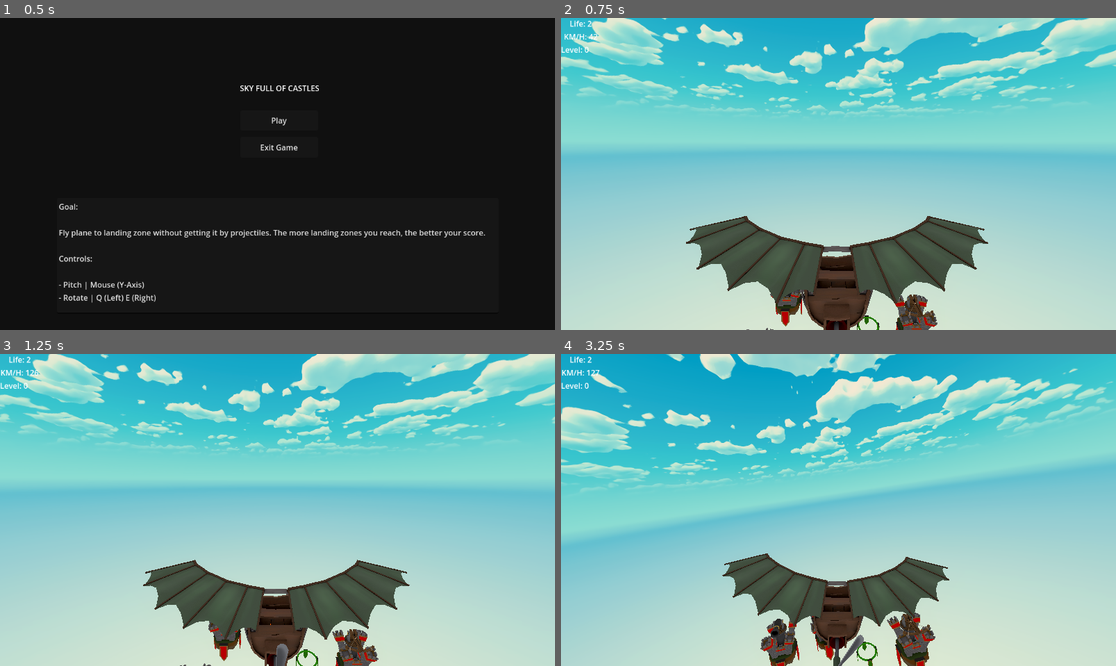
Above: before the commit, frames 1-4 (two rows, left to right).
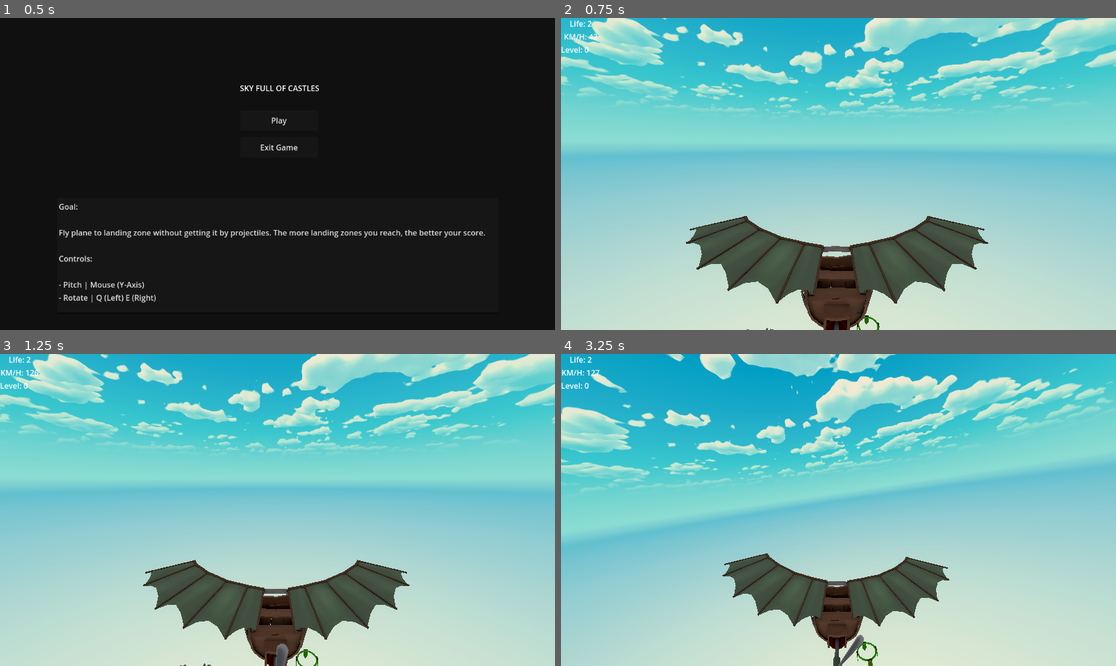
Above: after the commit, the same moments.

Repository: SimDubz/godot_gamejam_01
Game: Godot game, scene res://scenes/main_menu.tscn
The game is run twice, just before and just after one commit, with the same random seed, the same clock (stepped at 60 frames per second) and the same inputs.
Inputs (mouse positions are in pixels of both pictures, inside the frame that each line leads up to):
- Up to frame 1 (0.5 s): no input
- Up to frame 2 (0.75 s): click "Play" at 0.5 s
- Up to frame 3 (1.25 s): no input
- Up to frame 4 (3.25 s): tap Enter (ui_accept) at 1.25, 1.52, 2.27 s; move the mouse to (866, 510) at 1.27 s; hold E (rotate_right) 1.28-2.03 s; move the mouse to (810, 510) at 2.02 s; hold Q (rotate_left) 2.03-2.78 s; move the mouse to (849, 503) at 2.77 s; hold E (rotate_right) from 2.78 s (still down)

Frame 1 is identical in both runs. In frame 2, 1.0% of the frame differs, in the area x 37-68%, y 86-100%; in frame 3, 1.0%; in frame 4, 1.8%, in the area x 35-68%, y 82-100%.

Commit message:
fixed game data

Diff:
--- a/arts/vfx/vfx_AnitaMaxWin.tscn
+++ b/arts/vfx/vfx_AnitaMaxWin.tscn
@@ -1,8 +1,7 @@
-[gd_scene load_steps=18 format=3 uid="uid://bj6jb2nprktvu"]
+[gd_scene load_steps=17 format=3 uid="uid://bj6jb2nprktvu"]
 
 [ext_resource type="Texture2D" uid="uid://bolah1b0rj7qi" path="res://arts/textures/vfx/T_ToonStar.png" id="1_kf5t0"]
 [ext_resource type="Texture2D" uid="uid://x4isadagwhx2" path="res://arts/textures/vfx/T_ToonHeart.png" id="2_pmx5l"]
-[ext_resource type="AudioStream" uid="uid://cdkugj5pra20b" path="res://sounds/winmusic_sound.wav" id="3_4jegd"]
 
 [sub_resource type="Curve" id="Curve_xgkvw"]
 _data = [Vector2(0.496296, 0.990091), 0.0, 0.0, 0, 0, Vector2(1, 0), 0.0, 0.0, 0, 0]
@@ -126,8 +125,3 @@
 local_coords = true
 process_material = SubResource("ParticleProcessMaterial_sbwp7")
 draw_pass_1 = SubResource("QuadMesh_3ryj0")
-
-[node name="AudioStreamPlayer" type="AudioStreamPlayer" parent="."]
-stream = ExtResource("3_4jegd")
-volume_db = -15.0
-autoplay = true
--- a/arts/vfx/vfx_Explosion.tscn
+++ b/arts/vfx/vfx_Explosion.tscn
@@ -1,9 +1,7 @@
-[gd_scene load_steps=26 format=3 uid="uid://ryb8e1b0nlt4"]
+[gd_scene load_steps=24 format=3 uid="uid://ryb8e1b0nlt4"]
 
 [ext_resource type="Texture2D" uid="uid://nm72sbly486g" path="res://arts/textures/vfx/T_SoftCircle_01.PNG" id="1_jjxy4"]
 [ext_resource type="Material" uid="uid://brc3ehf4hbnyl" path="res://arts/materials/vfx/M_SoftCircle_01.tres" id="2_oxy1y"]
-[ext_resource type="AudioStream" uid="uid://b1v83qr4jnk3" path="res://sounds/explosion_sound.wav" id="3_t73ju"]
-[ext_resource type="AudioStream" uid="uid://oowom21mluf4" path="res://sounds/losemusic_sound.wav" id="4_gl2gs"]
 
 [sub_resource type="StandardMaterial3D" id="StandardMaterial3D_tamjg"]
 transparency = 1
@@ -154,13 +152,3 @@
 explosiveness = 1.0
 process_material = SubResource("ParticleProcessMaterial_7g5ui")
 draw_pass_1 = SubResource("QuadMesh_acswp")
-
-[node name="Explosion_sound" type="AudioStreamPlayer" parent="."]
-stream = ExtResource("3_t73ju")
-volume_db = -15.0
-autoplay = true
-
-[node name="LoseMusic_sound" type="AudioStreamPlayer" parent="."]
-stream = ExtResource("4_gl2gs")
-volume_db = -15.0
-autoplay = true
--- a/arts/vfx/vfx_Hit_01.tscn
+++ b/arts/vfx/vfx_Hit_01.tscn
@@ -1,8 +1,7 @@
-[gd_scene load_steps=18 format=3 uid="uid://bm2vtr8vwsic2"]
+[gd_scene load_steps=17 format=3 uid="uid://c1bbuxuc2mv6q"]
 
 [ext_resource type="Texture2D" uid="uid://bl7jyaarntbys" path="res://arts/textures/vfx/T_ToonFlash.png" id="1_tveti"]
 [ext_resource type="Texture2D" uid="uid://nm72sbly486g" path="res://arts/textures/vfx/T_SoftCircle_01.PNG" id="2_up5b5"]
-[ext_resource type="AudioStream" uid="uid://df1djjmk6ttp" path="res://sounds/hit_sound.wav" id="3_wtfcm"]
 
 [sub_resource type="Curve" id="Curve_7n2x7"]
 _data = [Vector2(0, 1), 0.0, 0.0, 0, 0, Vector2(1, 0), 0.0, 0.0, 0, 0]
@@ -86,7 +85,7 @@
 
 [node name="vfx_Hit01" type="Node3D"]
 
-[node name="Flash" type="GPUParticles3D" parent="."]
+[node name="Flash" type="GPUParticles3D" parent="." groups=["hit"]]
 emitting = false
 amount = 1
 lifetime = 0.25
@@ -95,7 +94,7 @@
 process_material = SubResource("ParticleProcessMaterial_f5eaw")
 draw_pass_1 = SubResource("QuadMesh_m57ew")
 
-[node name="Sparks" type="GPUParticles3D" parent="."]
+[node name="Sparks" type="GPUParticles3D" parent="." groups=["hit"]]
 material_override = SubResource("StandardMaterial3D_pdf2l")
 emitting = false
 amount = 13
@@ -104,8 +103,3 @@
 explosiveness = 1.0
 process_material = SubResource("ParticleProcessMaterial_re2we")
 draw_pass_1 = SubResource("QuadMesh_yb6ol")
-
-[node name="AudioStreamPlayer" type="AudioStreamPlayer" parent="."]
-stream = ExtResource("3_wtfcm")
-volume_db = -12.0
-autoplay = true
--- a/assets/barrel_plane.tscn
+++ b/assets/barrel_plane.tscn
@@ -10,7 +10,7 @@
 [ext_resource type="Texture2D" uid="uid://dgp7onjaqegpv" path="res://arts/textures/vfx/T_Flame_01.png" id="4_wdjf0"]
 [ext_resource type="Texture2D" uid="uid://qpna0oqakday" path="res://arts/textures/barrel_plane/Wings_basecolor_baked.png" id="5_mhe63"]
 [ext_resource type="Texture2D" uid="uid://dob3muib57s0u" path="res://arts/textures/vfx/T_Smoke_02.png" id="7_bmuvy"]
-[ext_resource type="AudioStream" uid="uid://bkxar7syjbkn8" path="res://sounds/engine_sound.wav" id="11_nxqb1"]
+[ext_resource type="PackedScene" uid="uid://c1bbuxuc2mv6q" path="res://arts/vfx/vfx_Hit_01.tscn" id="11_b5xld"]
 
 [sub_resource type="ShaderMaterial" id="ShaderMaterial_b120k"]
 render_priority = 0
@@ -138,7 +138,4 @@
 process_material = SubResource("ParticleProcessMaterial_65qk1")
 draw_pass_1 = SubResource("QuadMesh_p6iqn")
 
-[node name="AudioStreamPlayer" type="AudioStreamPlayer" parent="." index="3"]
-stream = ExtResource("11_nxqb1")
-volume_db = -30.0
-autoplay = true
+[node name="vfx_Hit01" parent="." index="3" instance=ExtResource("11_b5xld")]
--- a/scripts/game_data.gd
+++ b/scripts/game_data.gd
@@ -1,7 +1,7 @@
 extends Node
 
 enum WEAPON {CANON, ARROW, FIRE}
-var successful_landings = 12
+var successful_landings = 0
 var lives = 2
 
 func increment_landings():
Not shown: 2 places in assets/barrel_plane.tscn that only renumber resources
